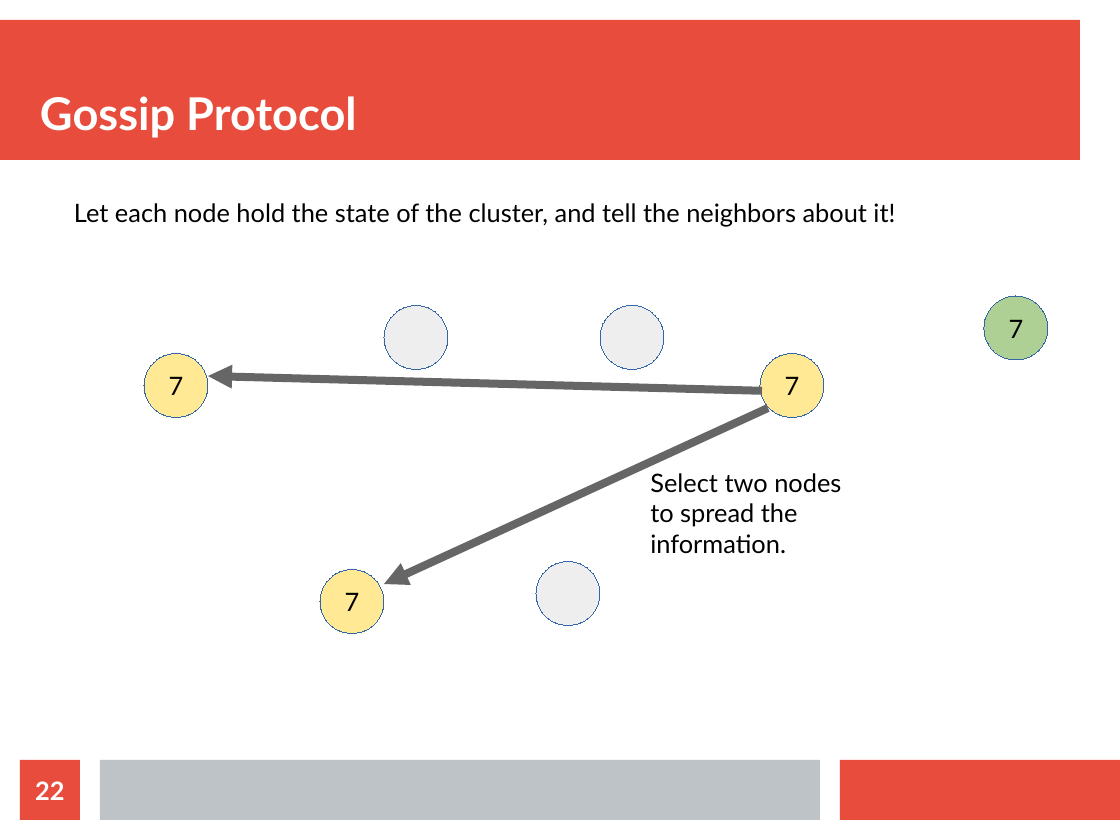
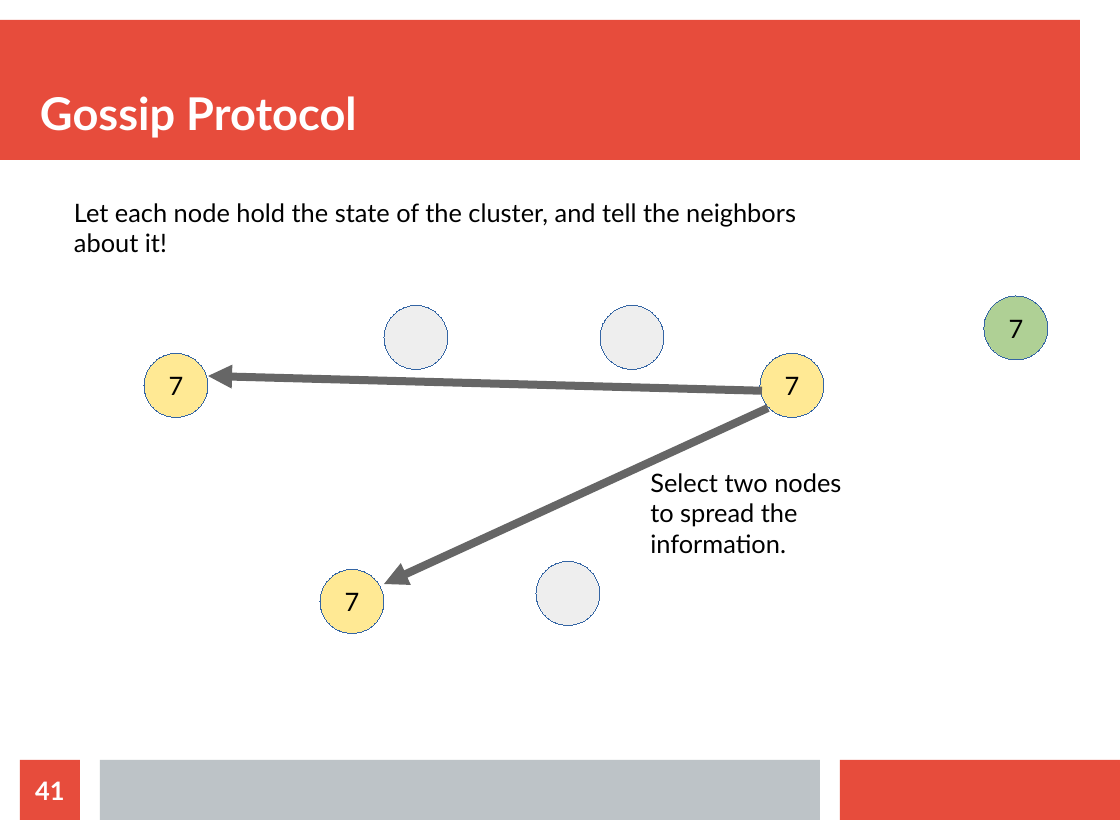
Before and after one commit to bytemania/akka-java-cluster, a slide deck: slide 41 of src/main/resources/res/presentation.odp (slide 22 before the commit). Drawn at 1120x840 pixels with LibreOffice and Linux fonts; fonts in the diff are those of the drawing. Boxes give left, top, right and bottom in pixels: in the first picture for what was removed or moved away, otherwise in the second. Text is boxed around its words. In the diff, an @@ line names an element or a change of style, - is before the commit and + after.

```diff
--- a/src/main/resources/res/presentation.odp
+++ b/src/main/resources/res/presentation.odp
@@ text "Let each node hold the ..." rewrapped from [74,203,895,226] to [74,203,796,253] @@
@@ page number at [35,781,64,800]: text changed @@
-22
+41
```
Also in this commit, not shown: 13 other slides changed, 23 slides added, 2 other files.
